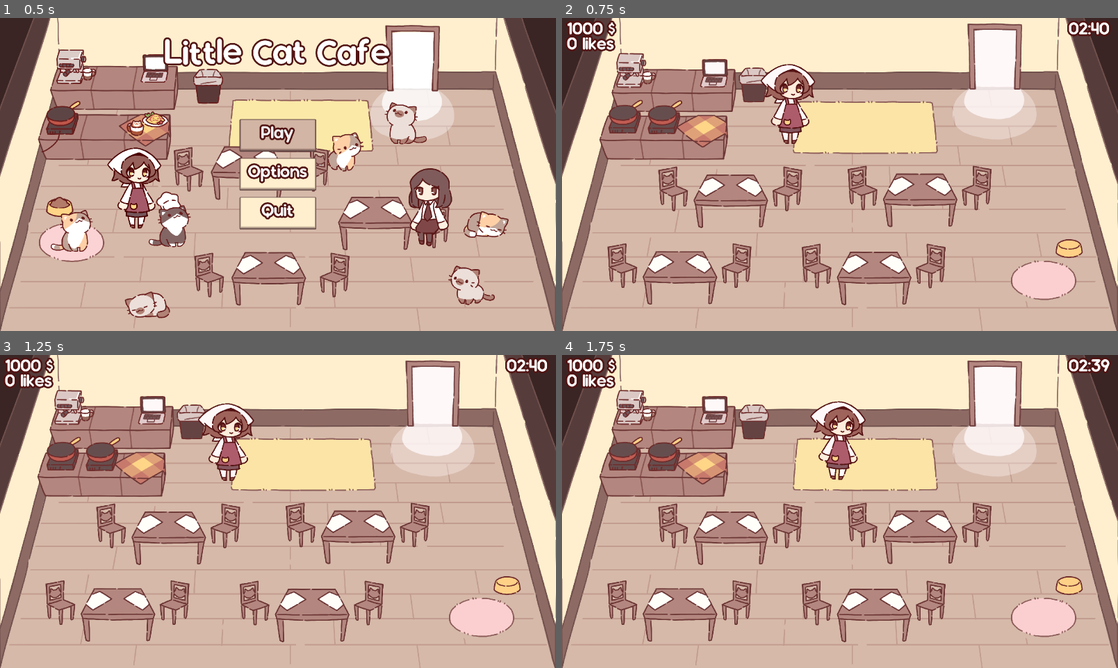
Above: before the commit, frames 1-4 (two rows, left to right).
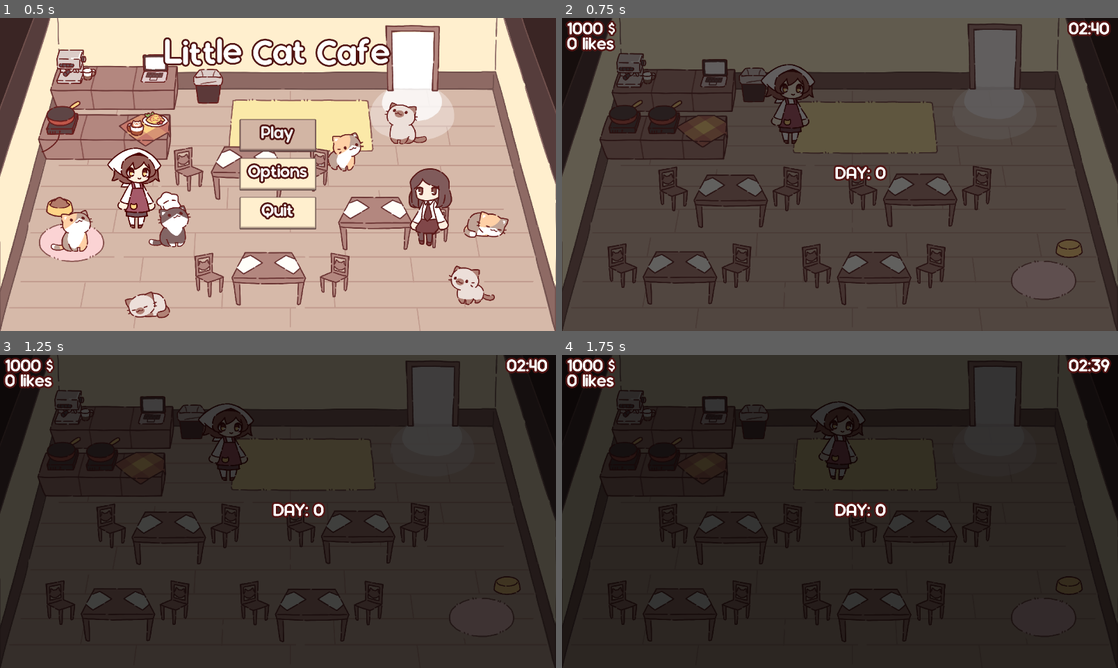
Above: after the commit, the same moments.

Repository: NuTrynity/Little-Cat-Cafe
Game: Godot game, scene res://Nodes/UI/main_menu.tscn
Same seed, same stepped clock (60 frames per second), same inputs: the game is played once before the commit and once after it.
Inputs:
- Up to frame 1 (0.5 s): no input
- Up to frame 2 (0.75 s): click "Play" at 0.5 s
- Up to frame 3 (1.25 s): no input
- Up to frame 4 (1.75 s): hold Right (move_right) from 1.28 s (still down); hold E (interact) from 1.28 s (still down)

Frame 1 is identical in both runs. In frame 2, 99% of the frame differs, in the area x 0-100%, y 0-100%; in frame 3, 99%; in frame 4, 99%.

Commit message:
added day counter and fixed volume bar not updating

Diff:
--- a/Nodes/UI/game_condition.tscn
+++ b/Nodes/UI/game_condition.tscn
@@ -47,6 +47,42 @@
 
 [sub_resource type="Animation" id="Animation_i4dsi"]
 length = 0.001
+tracks/0/type = "value"
+tracks/0/imported = false
+tracks/0/enabled = true
+tracks/0/path = NodePath("Background:modulate")
+tracks/0/interp = 1
+tracks/0/loop_wrap = true
+tracks/0/keys = {
+"times": PackedFloat32Array(0),
+"transitions": PackedFloat32Array(1),
+"update": 0,
+"values": [Color(1, 1, 1, 0)]
+}
+tracks/1/type = "value"
+tracks/1/imported = false
+tracks/1/enabled = true
+tracks/1/path = NodePath("DayLabel:position")
+tracks/1/interp = 1
+tracks/1/loop_wrap = true
+tracks/1/keys = {
+"times": PackedFloat32Array(0),
+"transitions": PackedFloat32Array(1),
+"update": 0,
+"values": [Vector2(1260, 687.5)]
+}
+tracks/2/type = "value"
+tracks/2/imported = false
+tracks/2/enabled = true
+tracks/2/path = NodePath("DayLabel:modulate")
+tracks/2/interp = 1
+tracks/2/loop_wrap = true
+tracks/2/keys = {
+"times": PackedFloat32Array(0),
+"transitions": PackedFloat32Array(1),
+"update": 0,
+"values": [Color(1, 1, 1, 1)]
+}
 
 [sub_resource type="Animation" id="Animation_xx25v"]
 resource_name = "Results"
@@ -86,16 +122,69 @@
 "update": 0,
 "values": [Color(1, 1, 1, 0), Color(1, 1, 1, 1)]
 }
+tracks/3/type = "value"
+tracks/3/imported = false
+tracks/3/enabled = true
+tracks/3/path = NodePath(".:visible")
+tracks/3/interp = 1
+tracks/3/loop_wrap = true
+tracks/3/keys = {
+"times": PackedFloat32Array(0),
+"transitions": PackedFloat32Array(1),
+"update": 1,
+"values": [true]
+}
+
+[sub_resource type="Animation" id="Animation_jp4j4"]
+resource_name = "day_counter"
+length = 2.0
+tracks/0/type = "value"
+tracks/0/imported = false
+tracks/0/enabled = true
+tracks/0/path = NodePath("Background:modulate")
+tracks/0/interp = 2
+tracks/0/loop_wrap = true
+tracks/0/keys = {
+"times": PackedFloat32Array(0, 1.5, 2),
+"transitions": PackedFloat32Array(1, 1, 1),
+"update": 0,
+"values": [Color(1, 1, 1, 1), Color(1, 1, 1, 1), Color(1, 1, 1, 0)]
+}
+tracks/1/type = "value"
+tracks/1/imported = false
+tracks/1/enabled = true
+tracks/1/path = NodePath("DayLabel:position")
+tracks/1/interp = 1
+tracks/1/loop_wrap = true
+tracks/1/keys = {
+"times": PackedFloat32Array(0, 1.5, 2),
+"transitions": PackedFloat32Array(1, 0.5, 1),
+"update": 0,
+"values": [Vector2(1260, 687.5), Vector2(1260, 687.5), Vector2(1260, 458.333)]
+}
+tracks/2/type = "value"
+tracks/2/imported = false
+tracks/2/enabled = true
+tracks/2/path = NodePath("DayLabel:modulate")
+tracks/2/interp = 2
+tracks/2/loop_wrap = true
+tracks/2/keys = {
+"times": PackedFloat32Array(0, 1.5, 2),
+"transitions": PackedFloat32Array(1, 1, 1),
+"update": 0,
+"values": [Color(1, 1, 1, 1), Color(1, 1, 1, 1), Color(1, 1, 1, 0)]
+}
 
 [sub_resource type="AnimationLibrary" id="AnimationLibrary_edh6i"]
 _data = {
 "Game_Over": SubResource("Animation_xderw"),
 "RESET": SubResource("Animation_i4dsi"),
-"Results": SubResource("Animation_xx25v")
+"Results": SubResource("Animation_xx25v"),
+"day_counter": SubResource("Animation_jp4j4")
 }
 
 [node name="GameCondition" type="Control"]
-process_mode = 2
+process_mode = 3
 layout_mode = 3
 anchors_preset = 15
 anchor_right = 1.0
@@ -129,13 +218,30 @@
 offset_left = -325.0
 offset_top = -66.0
 offset_right = 325.0
-offset_bottom = 66.0001
+offset_bottom = 66.0002
 grow_horizontal = 2
 grow_vertical = 2
 scale = Vector2(5, 5)
 pivot_offset = Vector2(332, 66)
 theme_override_font_sizes/font_size = 128
 text = "DAY END!"
+horizontal_alignment = 1
+vertical_alignment = 1
+
+[node name="DayLabel" type="Label" parent="."]
+layout_mode = 1
+anchors_preset = 8
+anchor_left = 0.5
+anchor_top = 0.5
+anchor_right = 0.5
+anchor_bottom = 0.5
+offset_left = -20.0
+offset_top = -32.5
+offset_right = 212.0
+offset_bottom = 35.5002
+grow_horizontal = 2
+grow_vertical = 2
+text = "DAY: 0"
 horizontal_alignment = 1
 vertical_alignment = 1
 
--- a/Nodes/UI/options_menu.tscn
+++ b/Nodes/UI/options_menu.tscn
@@ -1,7 +1,8 @@
-[gd_scene load_steps=3 format=3 uid="uid://cckg4hdcq12vh"]
+[gd_scene load_steps=4 format=3 uid="uid://cckg4hdcq12vh"]
 
 [ext_resource type="Script" path="res://Scripts/UIScripts/options_menu.gd" id="1_hnkb5"]
 [ext_resource type="Theme" uid="uid://cre74qu5ppyhh" path="res://Assets/Theme/main_menu.tres" id="1_plmjf"]
+[ext_resource type="Resource" uid="uid://d0ojrka58d027" path="res://CustomResources/GameManager.tres" id="3_b88v0"]
 
 [node name="OptionsMenu" type="PanelContainer"]
 process_mode = 3
@@ -18,6 +19,7 @@
 grow_vertical = 2
 theme = ExtResource("1_plmjf")
 script = ExtResource("1_hnkb5")
+game_manager = ExtResource("3_b88v0")
 
 [node name="Menu" type="VBoxContainer" parent="."]
 layout_mode = 2
--- a/Nodes/UI/pc.tscn
+++ b/Nodes/UI/pc.tscn
@@ -36,7 +36,6 @@
 cheats = Array[String](["sudo give money", "sudo give rating", "", "", ""])
 
 [node name="HomeScreen" type="Control" parent="."]
-visible = false
 clip_contents = true
 layout_mode = 3
 anchors_preset = 8
@@ -166,6 +165,7 @@
 alignment = 2
 
 [node name="Shop" type="Control" parent="."]
+visible = false
 clip_contents = true
 layout_mode = 3
 anchors_preset = 8
--- a/Scripts/ResourceScripts/GameManager.gd
+++ b/Scripts/ResourceScripts/GameManager.gd
@@ -6,8 +6,12 @@
 @export var game_minutes : int
 @export var game_seconds : int
 
+var days : int
 var current_minutes : int
 var current_seconds : int
+
+var sfx_volume : float = 1
+var music_volume : float = 1
 
 func set_default():
 	current_minutes = game_minutes
--- a/Scripts/UIScripts/game_condition.gd
+++ b/Scripts/UIScripts/game_condition.gd
@@ -7,6 +7,7 @@
 @onready var timer = Timer.new()
 @onready var to_cash_timer = Timer.new()
 @onready var cash_label = $Results/Cash/Amt/Result
+@onready var day_label = $DayLabel
 
 var click = load("res://Assets/SFX/click_sfx.ogg")
 var victory_sfx = load("res://Assets/Music/Good Job!.wav")
@@ -14,17 +15,23 @@
 func _ready():
 	game_manager.game_end.connect(_end_day)
 	setup_timer()
+	next_day()
 
 func _process(_delta):
 	cash_label.text = str(GlobalScript.cash_on_hand)
+	day_label.text = "DAY: " + str(game_manager.days)
 
 func setup_timer():
 	add_child(timer)
 	timer.one_shot = true
 	timer.wait_time = 3
-	timer.connect("timeout", _next_day)
+	timer.connect("timeout", day_finished)
 
-func _next_day():
+func next_day():
+	day_label.set_anchors_preset(PRESET_CENTER, true)
+	animation.play("day_counter")
+
+func day_finished():
 	animation.play("Results")
 
 func _end_day():
@@ -39,3 +46,4 @@
 	get_tree().change_scene_to_file("res://scene_0.tscn")
 	get_tree().paused = false
 	AudioManager.play_sound(click)
+	game_manager.days += 1
--- a/Scripts/UIScripts/options_menu.gd
+++ b/Scripts/UIScripts/options_menu.gd
@@ -1,10 +1,15 @@
 extends PanelContainer
 
 signal back
+@export var game_manager : GameManager
 @onready var sfx_bus = AudioServer.get_bus_index("SFX")
 @onready var music_bus = AudioServer.get_bus_index("Music")
 
 var click = load("res://Assets/SFX/click_sfx.ogg")
+
+func _ready():
+	$Menu/Sliders/SFX/SFXSlider.value = game_manager.sfx_volume
+	$Menu/Sliders/Music/MusicSlider.value = game_manager.music_volume
 
 func _on_back_pressed():
 	hide()
@@ -12,10 +17,12 @@
 	AudioManager.play_sound(click)
 
 func _on_sfx_slider_value_changed(value):
+	game_manager.sfx_volume = value
 	AudioServer.set_bus_volume_db(sfx_bus, linear_to_db(value))
 	AudioServer.set_bus_mute(sfx_bus, value < 0.1)
 	AudioManager.play_sound(click)
 
 func _on_music_slider_value_changed(value):
+	game_manager.music_volume = value
 	AudioServer.set_bus_volume_db(music_bus, linear_to_db(value))
 	AudioServer.set_bus_mute(music_bus, value < 0.1)
Not shown: 1 places in Nodes/UI/game_condition.tscn that only renumber resources
